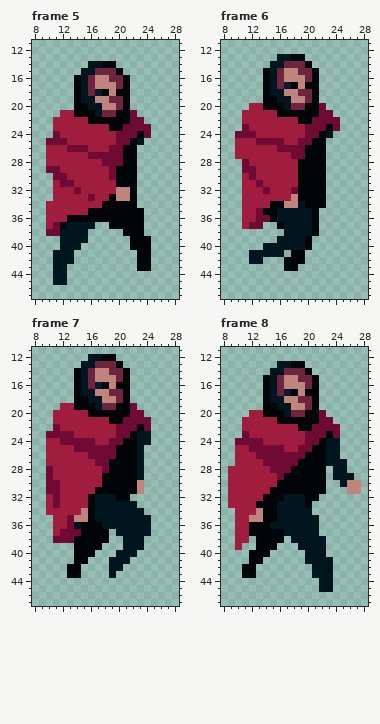
Two states of a pixel-art file, core/assets/pro-walk-1.ase. The first picture shows the starting point.
32x48 pixels, 8 frames. Shown: frame 5: x 8..28, y 11..47; frame 6: x 8..28, y 11..47; frame 7: x 8..28, y 11..47; frame 8: x 8..28, y 11..47. The commit also changed other frames, which this record leaves out.
Once edited:
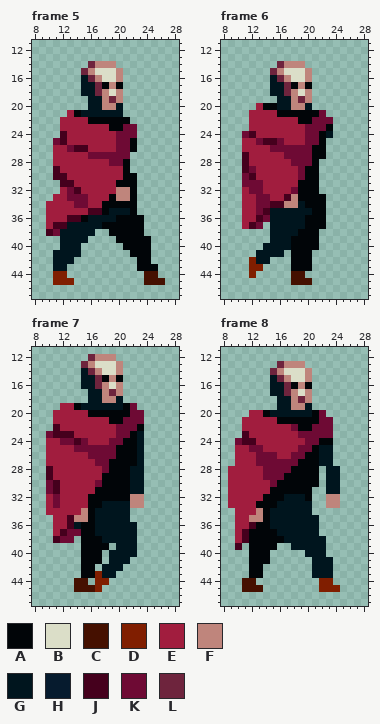
Palette (. is transparent): A #010508  B #dbdec8  C #451000  D #801e00  E #a11d3e  F #bf857c  G #00151e  H #061b2e  J #45001d  K #6e0a34  L #6e243d
Changes in this commit:
Frame 5:
y 14: x 16..19 GGAA -> LFFF
y 15: x 15..20 GGLLLA -> LFBBBF
y 16: x 14 A -> .; x 18..21 FLLA -> BBF.
y 17: x 14 A -> .; x 16..18 LFF -> GLA; x 20..21 LA -> A.
y 18: x 14 A -> .; x 16..21 LHAFAA -> GLFBF.
y 19: x 14..15 AG -> ..; x 17 F -> G; x 20..21 LA -> F.
y 20: x 14..15 AA -> ..; x 20..21 LA -> G.
y 21: x 12 E -> .; x 15..16 AA -> GG; x 18..22 LLAAK -> GGG..
y 22: x 11 E -> .; x 22..23 KK -> ..
y 23: x 11 E -> .; x 23..24 KK -> ..
y 24: x 11..12 KE -> .J; x 23..24 AK -> ..
y 25: x 10 K -> .; x 12 K -> J; x 23 G -> .
y 26: x 10 E -> .; x 14..15 KK -> JJ; x 19 K -> E; x 21 A -> K
y 27: x 10 E -> .; x 21..22 AA -> K.
y 28: x 10 E -> .; x 18 K -> E; x 22 A -> .
y 29: x 10..11 KK -> .J; x 19..20 KA -> EE; x 22 A -> .
y 30: x 11..12 KK -> JJ; x 19..20 KA -> EE
y 31: x 11..13 EKK -> .JJ
y 32: x 11 E -> .; x 13..14 EK -> KJ
y 33: x 13..16 EEEK -> KKKE
y 34: x 14..15 EE -> KK
y 35: x 16..17 AA -> JJ; x 19..21 AAA -> GGG; x 23 A -> .
y 36: x 13..14 AA -> JJ; x 16..19 AAAA -> GGGG
y 37: x 11..12 KA -> JJ; x 17..18 .. -> GA
y 38: x 10 K -> J; x 16 . -> G; x 19..20 .. -> AA
y 39: x 20..21 .. -> AA
y 40: x 21 . -> A
y 41: x 14 . -> G; x 22 . -> A
y 43: x 25 . -> A
y 44: x 11..12 GG -> DD; x 24..25 .. -> CC
y 45: x 11..13 GG. -> DDD; x 24..26 ... -> CCC
Frame 6:
y 13: x 16..19 GGAA -> ....
y 14: x 15..20 GGLLLA -> .LFFF.
y 15: x 14..21 AGLFFLLA -> .LFBBBF.
y 16: x 14 A -> .; x 18..21 FFLA -> BBF.
y 17: x 14 A -> .; x 16..17 LH -> GL; x 21 A -> .
y 18: x 14 A -> .; x 17 F -> L; x 19..21 LLA -> BF.
y 19: x 14..15 AA -> ..; x 19..21 FLA -> LF.
y 20: x 12 E -> .; x 16 A -> G; x 18..22 LLAAK -> FFG..
y 21: x 11 E -> .; x 23 K -> .
y 22: x 11 E -> .; x 24 K -> .
y 23: x 11 K -> .; x 24 K -> .
y 24: x 10 K -> .; x 12 K -> J
y 25: x 10 E -> .; x 14..15 KK -> JJ; x 19 K -> E; x 21 A -> K
y 26: x 10 E -> .; x 15 E -> K; x 20 A -> K
y 27: x 10..11 EE -> .J; x 17 E -> K; x 20 A -> K
y 28: x 11 K -> J; x 18..20 EAA -> KKK; x 22 A -> .
y 29: x 11 K -> J; x 19 A -> K; x 22 A -> .
y 30: x 11..12 EK -> KJ; x 19 A -> K; x 22 A -> .
y 31: x 11..12 EE -> KK; x 22 A -> .
y 32: x 12..14 EEK -> KKE; x 22 A -> .
y 33: x 13..14 EE -> KK; x 17 E -> J
y 34: x 13..16 EEAA -> KKJJ
y 35: x 14..15 AA -> JG; x 22 . -> A
y 36: x 13 K -> J; x 15 A -> G; x 20 G -> A; x 22 . -> A
y 37: x 12 K -> J; x 15..16 .A -> GG; x 20 G -> A; x 22 . -> A
y 38: x 15..16 .. -> GG; x 19..20 GG -> AA
y 39: x 15 . -> G; x 18..19 GG -> AA; x 21 . -> A
y 40: x 18..19 GG -> AA; x 21 . -> A
y 41: x 12 G -> .; x 20 . -> A
y 42: x 12 G -> D; x 14 . -> G; x 17 A -> .; x 20 . -> A
y 43: x 12..13 .. -> DD; x 17 A -> .; x 19..20 .. -> AA
y 44: x 12 . -> D; x 18..19 .. -> CC
y 45: x 18..20 ... -> CCC
Frame 7:
y 12: x 16..19 GGAA -> LFFF
y 13: x 15..20 GGLLLA -> LFBBBF
y 14: x 14 A -> .; x 18..21 FLLA -> BBF.
y 15: x 14 A -> .; x 16..18 LFF -> GLA; x 20..21 LA -> A.
y 16: x 14 A -> .; x 16..21 LHAFAA -> GLFBF.
y 17: x 14..15 AG -> ..; x 17 F -> G; x 20..21 LA -> F.
y 18: x 14..15 AA -> ..; x 20..21 LA -> G.
y 19: x 15..16 AA -> GG; x 18..20 LLA -> GGG
y 21: x 24 K -> .
y 22: x 11 K -> J; x 24 K -> .
y 23: x 11..13 KKK -> JJJ; x 24 G -> .
y 24: x 14 K -> J; x 16 K -> E; x 24 G -> .
y 28..29: x 10 K -> J; x 22 A -> G
y 30: x 11 K -> J; x 17 E -> K; x 22..23 AF -> GG
y 31: x 11 K -> J; x 22..23 AF -> GG
y 32: x 17..19 GGG -> AAA; x 22..23 .. -> FF
y 33: x 17 G -> A; x 22..23 G. -> FF
y 34: x 22..23 GG -> ..
y 35: x 13 K -> J; x 22..24 GGG -> ...
y 36: x 13 K -> J; x 17 A -> G; x 23..24 GG -> ..
y 37: x 12 K -> J; x 17..19 AA. -> GGG; x 23..24 GG -> ..
y 38: x 11 K -> J; x 14 A -> .; x 18..20 A.. -> GGG; x 23 G -> .
y 39: x 14 A -> .; x 18 . -> A; x 20 . -> G; x 23 G -> .
y 40: x 14 A -> .; x 17 . -> A; x 19 . -> G
y 41: x 14 A -> .; x 16..17 .. -> AA
y 42: x 13..16 AA.. -> ..AA; x 18 . -> G
y 43: x 13..18 AA.... -> ..AADG
y 44: x 14..15 .. -> CC; x 17..18 .. -> DD
y 45: x 14..17 .... -> CCCD
Frame 8:
y 13: x 16..19 GGAA -> LFFF
y 14: x 15..20 GGLLLA -> LFBBBF
y 15: x 14 A -> .; x 18..21 FLLA -> BBF.
y 16: x 14 A -> .; x 16..18 LFF -> GLA; x 20..21 LA -> A.
y 17: x 14 A -> .; x 16..21 LHAFAA -> GLFBF.
y 18: x 14..15 AG -> ..; x 17 F -> G; x 20..21 LA -> F.
y 19: x 14..15 AA -> ..; x 20..21 LA -> G.
y 20: x 15..16 AA -> GG; x 18..20 LLA -> GGG
y 22: x 18 E -> K; x 24 K -> .
y 23: x 11 K -> J; x 19 E -> K; x 23..24 AK -> K.
y 24: x 11..13 KKK -> JJE; x 23..24 GG -> A.
y 25: x 14..16 KKK -> EEE; x 22 A -> G; x 24 G -> .
y 26: x 16..17 KK -> EE; x 22 A -> G; x 24 G -> .
y 27: x 13 E -> K; x 22 A -> G; x 24..25 GG -> ..
y 28: x 14 E -> K; x 22..23 A. -> .G; x 25 G -> .
y 29: x 14..15 EE -> KK; x 22..23 A. -> .G; x 25..26 GG -> ..
y 30: x 15 E -> K; x 22..27 A..GFF -> .GG...
y 31: x 21..24 AA.. -> ..GG; x 26..27 FF -> ..
y 32: x 21 A -> .; x 23..24 .. -> FF
y 33: x 20 A -> G; x 23..24 .. -> FF
y 34..35: x 15 A -> G
y 36: x 12 A -> J
y 37: x 11 E -> J; x 16 A -> G
y 38: x 11..12 E. -> JA; x 17 . -> G
y 39: x 10 E -> J; x 12 . -> A; x 18 . -> G
y 41: x 14 . -> A; x 20 G -> .
y 42..43: x 11 A -> .; x 13 . -> A
y 44: x 11..12 .. -> CC; x 22..23 GG -> DD
y 45: x 11..13 ... -> CCC; x 22..24 GG. -> DDD
Pixel boxes of the changes (left, top, right, bottom) in both pictures:
changed: (46, 61, 165, 285)
changed: (235, 54, 340, 285)
changed: (46, 354, 151, 592)
changed: (235, 361, 361, 592)
